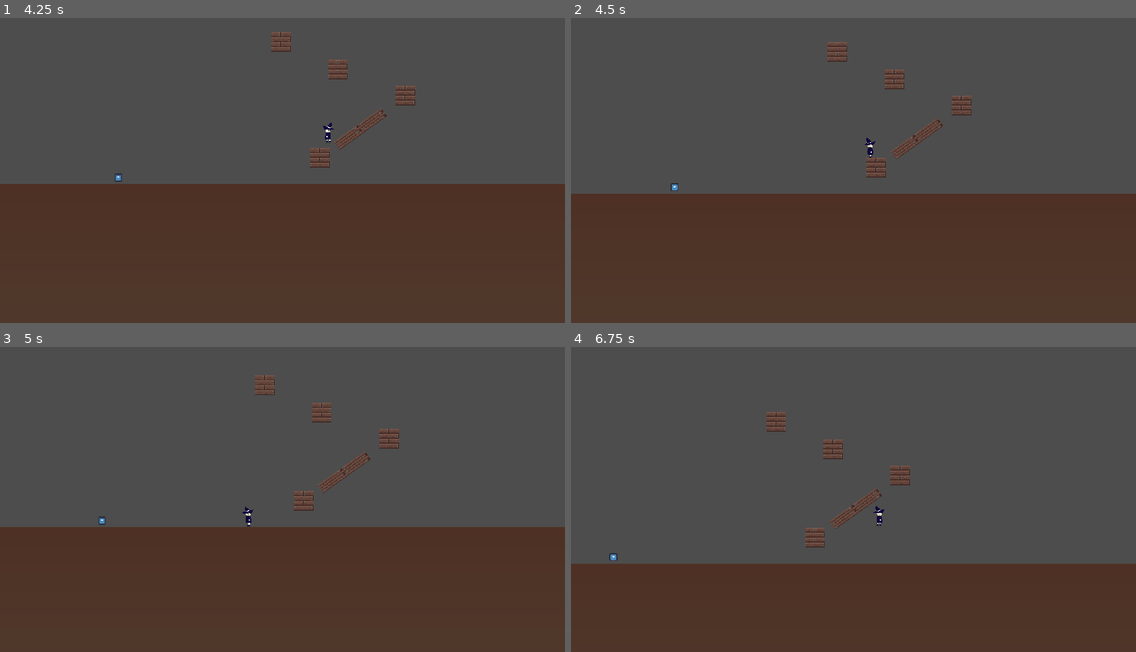
Above: before the commit, frames 1-4 (two rows, left to right).
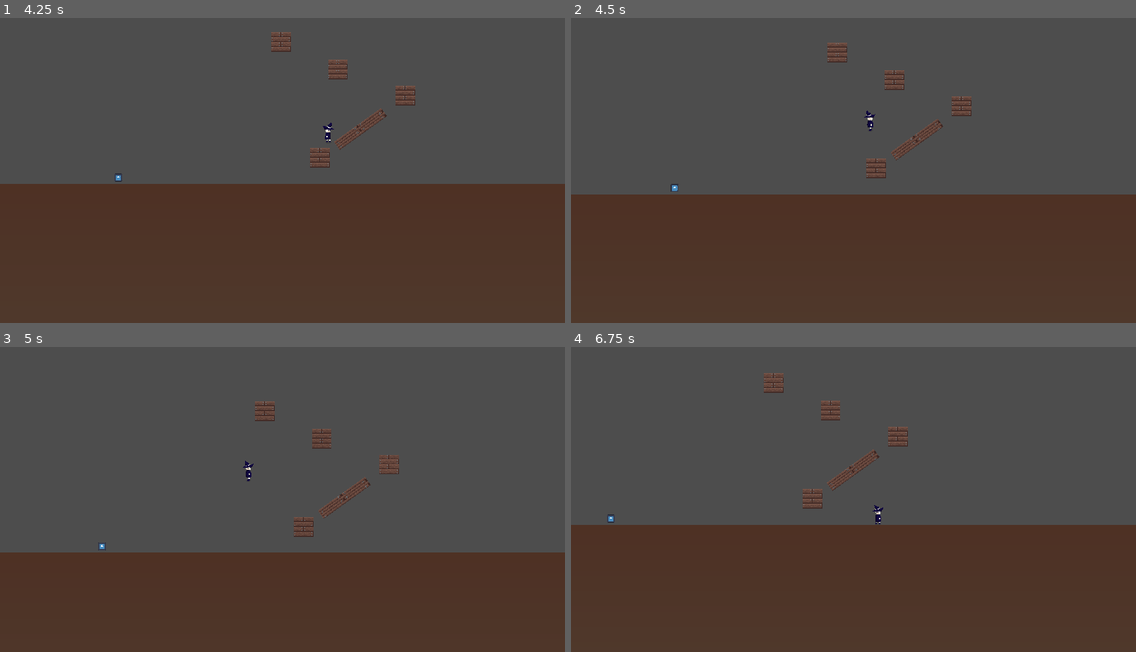
Above: after the commit, the same moments.

Repository: dicemaster5/Summon2Scale
Game: Godot game, scene res://scenes/main.tscn
Two runs of this game, one before a commit and one after it. Both use one fixed random seed, a clock stepped at 60 frames per second and the inputs below. The engine's default icon, where the game draws it, is replaced by a stand-in: a white triangle on a blue panel in a dark square.
Inputs (mouse positions are in pixels of both pictures, inside the frame that each line leads up to):
- Up to frame 1 (4.25 s): click (214, 228) at 0.52 s; type "12" at 0.6 s; hold D (move_right) 1.28-2 s; tap Space (jump) at 1.35, 1.52, 1.82, 3.77, 3.8, 4.07 s; click "CLIMB!" at 2 s; click "START NOW (or click anywhere)" at 2.75 s; hold D (move_right) from 3.53 s (still down); tap Shift (run) at 3.6 s
- Up to frame 2 (4.5 s): release D (move_right) at 4.28 s; hold A (move_left) from 4.28 s (still down); tap Space (jump) at 4.35 s
- Up to frame 3 (5 s): keep holding A (move_left)
- Up to frame 4 (6.75 s): release A (move_left) at 5.03 s; hold D (move_right) 5.03-6.53 s; tap Shift (run) at 5.1, 6.6 s; tap Space (jump) at 5.27, 5.3, 5.57, 5.85, 6.02, 6.32 s; hold A (move_left) from 6.53 s (still down)

Frame 1 is identical in both runs. In frame 2, 0.8% of the frame differs, in the area x 0-100%, y 7-58%; in frame 3, 10%; in frame 4, 14%, in the area x 0-100%, y 8-72%.
Error in both runs: Invalid access to property or key 'scores' on a base object of type 'Nil'. (res://systems/scoreboard.gd:39)

Commit message:
Coyote time yeehaw

Diff:
--- a/scenes/player.tscn
+++ b/scenes/player.tscn
@@ -136,6 +136,7 @@
 script = ExtResource("1_ydmqw")
 walk_speed = 200.0
 run_speed = 400.0
+coyote_frames = 8
 
 [node name="Collider" type="CollisionShape2D" parent="."]
 shape = SubResource("CapsuleShape2D_gy50o")
@@ -150,3 +151,5 @@
 [node name="CoyoteTimer" type="Timer" parent="."]
 wait_time = 5.0
 one_shot = true
+
+[connection signal="timeout" from="CoyoteTimer" to="." method="_on_coyote_timer_timeout"]
--- a/systems/player.gd
+++ b/systems/player.gd
@@ -2,7 +2,8 @@
 
 @export var walk_speed: float = 300.0
 @export var run_speed: float = 500.0
-@export var jump_velocity: float = -400.0
+@export var max_jump_velocity: float = 400.0
+@export var coyote_frames: int = 30  # How many in-air frames to allow jumping
 
 @onready var animator: AnimatedSprite2D = $AnimatedSprite2D
 @onready var coyote_timer: Timer = $CoyoteTimer
@@ -10,15 +11,16 @@
 var move_speed: float
 var jumped: bool
 var can_jump: bool
+var jump_force: float
 
-var coyote_frames = 6  # How many in-air frames to allow jumping
 var coyote = false  # Track whether we're in coyote time or not
 var last_floor = false  # Last frame's on-floor state
-
 var gravity_enabled = true
 
 func _ready() -> void:
 	animator.play()
+	coyote_timer.wait_time = coyote_frames / 60.0
+	print(coyote_timer.wait_time)
 
 func _physics_process(delta: float) -> void:
 	if Globals.we_are_in_a_menu:
@@ -31,11 +33,8 @@
 	# Get the input direction and handle the movement/deceleration.
 	var direction := Input.get_axis("move_left", "move_right")
 
-	# Handle jump.
 	if is_on_floor():
-		can_jump = true
-		coyote_timer.stop()
-
+		jumped = false
 		if direction != 0:
 			if Input.is_action_pressed("run"):
 				move_speed = run_speed
@@ -46,9 +45,17 @@
 		else:
 			animator.play("Idle")
 
+	if !is_on_floor() and last_floor and !jumped:
+		coyote = true
+		coyote_timer.start()
+		print("Timer Started")
+
 	if Input.is_action_just_pressed("jump") and (is_on_floor() or coyote):
-		velocity.y = jump_velocity
+		velocity.y = -max_jump_velocity
 		jumped = true
+		coyote = false
+		coyote_timer.stop()
+		print("JUMPED!!!")
 
 	if direction:
 		velocity.x = direction * move_speed
@@ -62,4 +69,8 @@
 	else:
 		velocity.x = move_toward(velocity.x, 0, move_speed)
 
+	last_floor = is_on_floor()
 	move_and_slide()
+
+func _on_coyote_timer_timeout() -> void:
+	coyote = false
